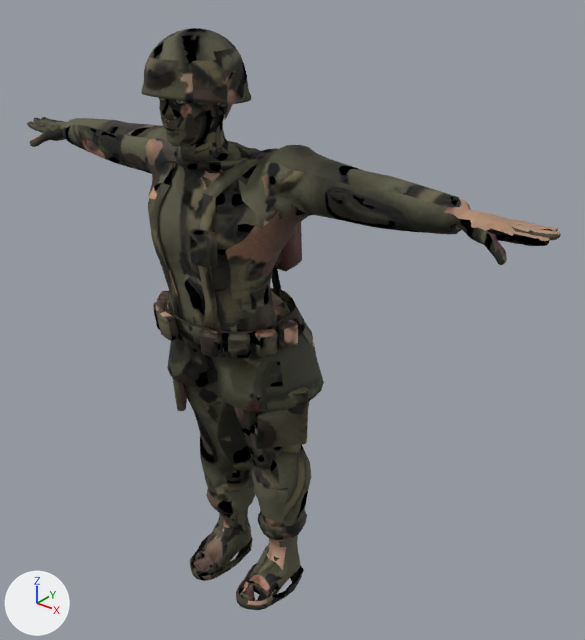
The glTF model e63334287a3deaa3/ironveil/assets/ally.glb as it was, and as the next commit left it.
One viewpoint serves both versions: a 50 mm camera at (1.453, -1.587, 1.976) aimed at (0.12, 0.08, 0.943). Lighting does not change. The marker at lower left points along +X, +Y and +Z. The first picture is the older version. Vertices at exactly the same position are counted once.

The older version as bpy lines, for what is in view:
```python
me_ally = bpy.data.meshes.new('Ally')
me_ally.from_pydata(...)  # 5907 vertices, 11584 faces; spans x -0.9..0.9, y -0.29..0.16, z -0.02..1.76
me_ally.materials.append(mat_allymat)
ob_ally = bpy.data.objects.new('Ally', me_ally)
ob_ally.location = (0.0, 0.0, 0.0)
```
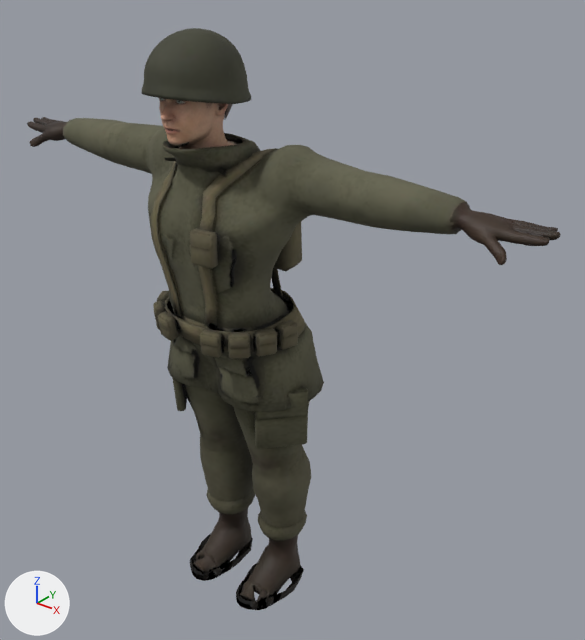
Where the change shows, as pixel boxes [x1, y1, x2, y2] in the pictures (585 x 640 px; the box of a moved part takes in the faces that stretch with it):
```json
{"part": 1, "of": "me_ally", "change": "moved or reshaped", "before": [163, 101, 260, 176], "after": [162, 101, 260, 174]}
{"part": 2, "of": "me_ally", "change": "moved or reshaped", "before": [193, 513, 264, 601], "after": [194, 513, 264, 595]}
{"part": 3, "of": "me_ally", "change": "moved or reshaped", "before": [27, 118, 57, 147], "after": [28, 118, 64, 147]}
{"part": 4, "of": "me_ally", "change": "moved or reshaped", "before": [477, 219, 559, 265], "after": [477, 219, 559, 265]}
{"part": 5, "of": "me_ally", "change": "moved or reshaped", "before": [158, 314, 308, 448], "after": [158, 314, 308, 448]}
{"part": 6, "of": "me_ally", "change": "surface changed", "before": [30, 28, 559, 610], "after": [30, 28, 559, 610]}
```

The change, as JSON lines over the scene's bpy script:
```json
{"block": "me_ally", "where": "# used by ob_ally; location = (0.0, 0.0, 0.0)"}
{"op": "remove", "block": "me_ally", "code": "me_ally.from_pydata(...)  # 5907 vertices, 11584 faces; spans x -0.9..0.9, y -0.29..0.16, z -0.02..1.76"}
{"op": "add", "block": "me_ally", "code": "me_ally.from_pydata(...)  # 5955 vertices, 11680 faces; spans x -0.9..0.9, y -0.29..0.16, z -0.02..1.76"}
{"block": "me_ally", "change": "me_ally part 1: 92 vertices moved from x -0.11..0.11, y -0.25..0.0, z 1.43..1.62 to x -0.11..0.11, y -0.25..-0.01, z 1.43..1.62; 77 vertices removed from x -0.11..0.11, y -0.2..0.01, z 1.42..1.46; 125 vertices added at x -0.11..0.11, y -0.25..0.02, z 1.43..1.49"}
{"block": "me_ally", "change": "me_ally part 2: 54 vertices moved within x -0.16..0.16, y -0.15..-0.01, z 0.0..0.16"}
{"block": "me_ally", "change": "me_ally part 3: 38 vertices moved within x -0.88..-0.69, y -0.09..0.04, z 1.34..1.41"}
{"block": "me_ally", "change": "me_ally part 4: 28 vertices moved within x 0.76..0.88, y -0.09..0.04, z 1.34..1.41"}
{"block": "me_ally", "change": "me_ally part 5: 8 vertices moved within x -0.19..0.25, y -0.23..-0.02, z 0.81..1.01"}
{"block": "me_ally", "change": "me_ally part 6: 9475 kept faces spanning x -0.9..0.9, y -0.29..0.16, z -0.02..1.76 get new texture (UV) coordinates"}
```
